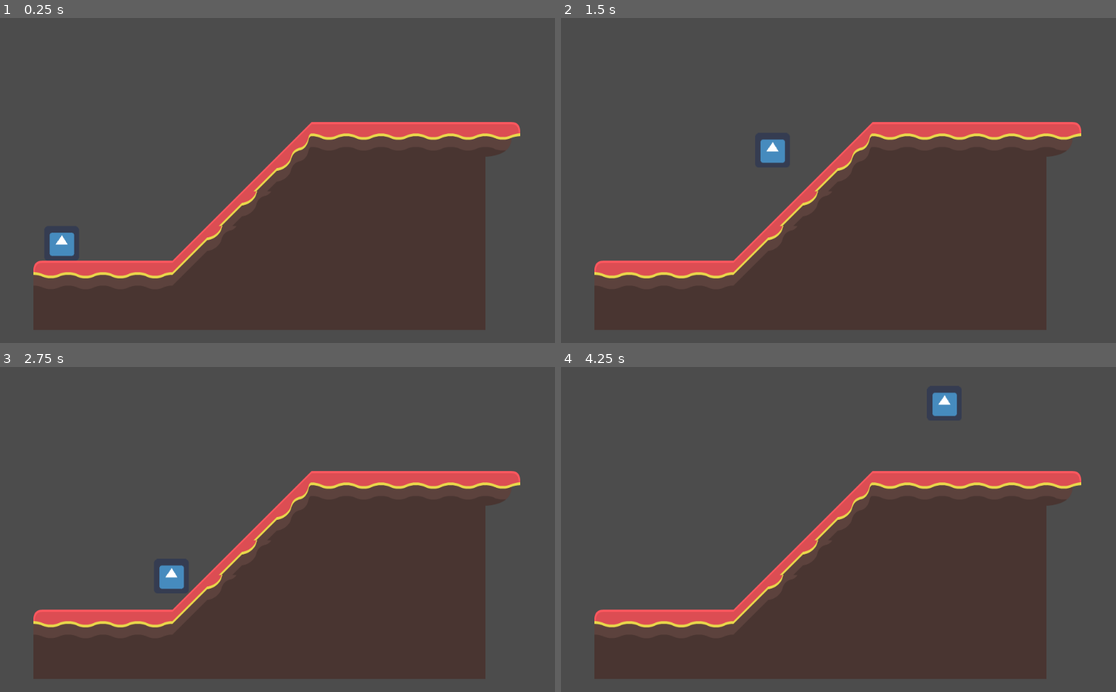
Above: before the commit, frames 1-4 (two rows, left to right).
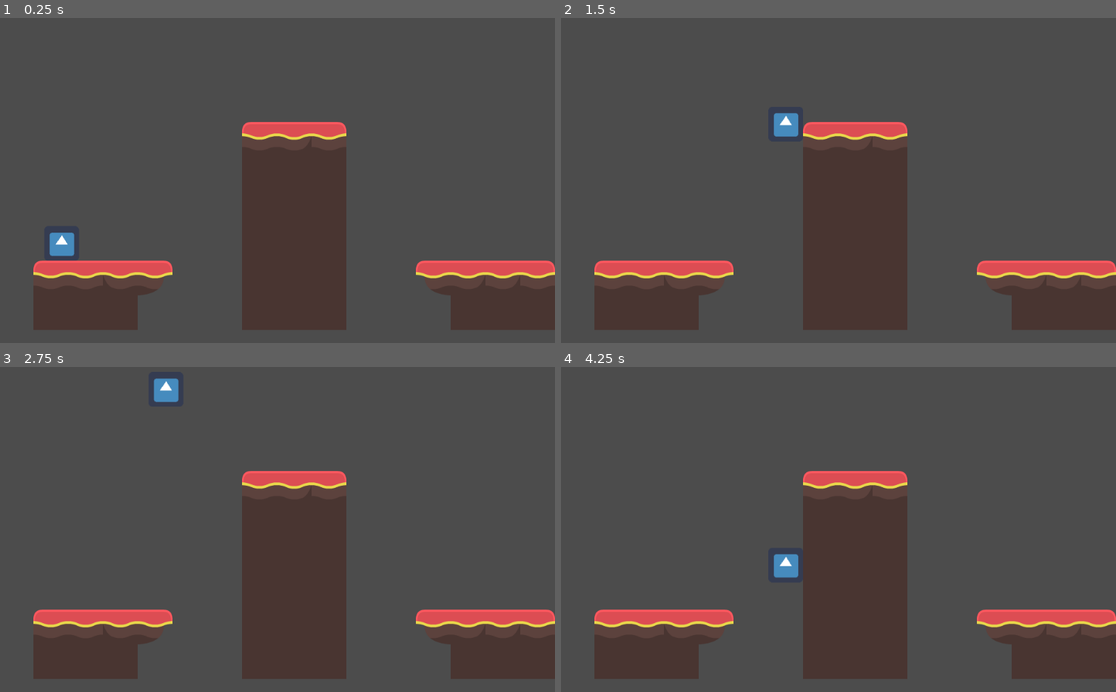
Above: after the commit, the same moments.

Repository: Lukas-VanDyke/Platformer-Prototype
Game: Godot game, scene res://Scenes/Room.tscn
The game is run twice, just before and just after one commit, with the same random seed, the same clock (stepped at 60 frames per second) and the same inputs. The engine's default icon, where the game draws it, is replaced by a stand-in: a white triangle on a blue panel in a dark square.
Inputs:
- Up to frame 1 (0.25 s): no input
- Up to frame 2 (1.5 s): tap Enter at 0.5 s; hold D (right) from 0.53 s (still down); tap Space (space) at 0.6, 1.35 s
- Up to frame 3 (2.75 s): release D (right) at 2.03 s; hold A (left) from 2.03 s (still down); tap Space (space) at 2.1 s
- Up to frame 4 (4.25 s): release A (left) at 2.78 s; hold D (right) from 2.78 s (still down); tap Space (space) at 2.85, 3.6 s

The runs differ from the first frame. In frame 1, 23% of the frame differs, in the area x 24-100%, y 31-96%; in frame 2, 23%; in frame 3, 23%, in the area x 24-100%, y 3-96%; in frame 4, 23%.

Commit message:
Added room controller script; added player visibility notifier; added better wall sliding

Diff:
--- a/src/Player/Player.tscn
+++ b/src/Player/Player.tscn
@@ -6,11 +6,16 @@
 [sub_resource type="RectangleShape2D" id=1]
 extents = Vector2( 31.6896, 31.721 )
 
-[node name="KinematicBody2D" type="KinematicBody2D"]
+[node name="Player" type="KinematicBody2D"]
+collision_mask = 126
 script = ExtResource( 1 )
 
-[node name="Sprite" type="Sprite" parent="."]
+[node name="Player Sprite" type="Sprite" parent="."]
 texture = ExtResource( 2 )
 
-[node name="CollisionShape2D" type="CollisionShape2D" parent="."]
+[node name="Collider" type="CollisionShape2D" parent="."]
 shape = SubResource( 1 )
+
+[node name="PlayerVisibility" type="VisibilityNotifier2D" parent="."]
+position = Vector2( 0.291985, -0.583982 )
+scale = Vector2( 3.13152, 3.16072 )
--- a/src/Scenes/Room.tscn
+++ b/src/Scenes/Room.tscn
@@ -1,7 +1,8 @@
-[gd_scene load_steps=31 format=2]
-
-[ext_resource path="res://tile_sheet.png" type="Texture" id=1]
-[ext_resource path="res://Player/Player.tscn" type="PackedScene" id=2]
+[gd_scene load_steps=32 format=2]
+
+[ext_resource path="res://Scripts/RoomController.gd" type="Script" id=1]
+[ext_resource path="res://tile_sheet.png" type="Texture" id=2]
+[ext_resource path="res://Player/Player.tscn" type="PackedScene" id=3]
 
 [sub_resource type="ConvexPolygonShape2D" id=1]
 points = PoolVector2Array( 0, 0, 64, 0, 64, 64, 0, 64 )
@@ -57,12 +58,6 @@
 [sub_resource type="ConvexPolygonShape2D" id=18]
 points = PoolVector2Array( 0, 0, 64, 0, 64, 64, 0, 64 )
 
-[sub_resource type="ConvexPolygonShape2D" id=19]
-points = PoolVector2Array( 0, 0, 64, 0, 64, 64, 0, 64 )
-
-[sub_resource type="ConvexPolygonShape2D" id=20]
-points = PoolVector2Array( 0, 0, 64, 0, 64, 64, 0, 64 )
-
 [sub_resource type="ConvexPolygonShape2D" id=21]
 points = PoolVector2Array( 0, 0, 64, 0, 64, 64, 0, 64 )
 
@@ -83,10 +78,16 @@
 
 [sub_resource type="ConvexPolygonShape2D" id=27]
 points = PoolVector2Array( 0, 0, 64, 0, 64, 64, 0, 64 )
+
+[sub_resource type="ConvexPolygonShape2D" id=29]
+points = PoolVector2Array( 64, 0, 0, 64, 0, 0 )
+
+[sub_resource type="ConvexPolygonShape2D" id=30]
+points = PoolVector2Array( 64, 64, 0, 0, 64, 0 )
 
 [sub_resource type="TileSet" id=28]
 0/name = "tile_sheet.png 0"
-0/texture = ExtResource( 1 )
+0/texture = ExtResource( 2 )
 0/tex_offset = Vector2( 0, 0 )
 0/modulate = Color( 1, 1, 1, 1 )
 0/region = Rect2( 0, 0, 576, 192 )
@@ -208,73 +209,74 @@
 "shape": SubResource( 18 ),
 "shape_transform": Transform2D( 1, 0, 0, 1, 0, 0 )
 }, {
+"autotile_coord": Vector2( 6, 2 ),
+"one_way": false,
+"one_way_margin": 1.0,
+"shape": SubResource( 21 ),
+"shape_transform": Transform2D( 1, 0, 0, 1, 0, 0 )
+}, {
+"autotile_coord": Vector2( 5, 2 ),
+"one_way": false,
+"one_way_margin": 1.0,
+"shape": SubResource( 22 ),
+"shape_transform": Transform2D( 1, 0, 0, 1, 0, 0 )
+}, {
+"autotile_coord": Vector2( 4, 2 ),
+"one_way": false,
+"one_way_margin": 1.0,
+"shape": SubResource( 23 ),
+"shape_transform": Transform2D( 1, 0, 0, 1, 0, 0 )
+}, {
+"autotile_coord": Vector2( 3, 2 ),
+"one_way": false,
+"one_way_margin": 1.0,
+"shape": SubResource( 24 ),
+"shape_transform": Transform2D( 1, 0, 0, 1, 0, 0 )
+}, {
+"autotile_coord": Vector2( 2, 2 ),
+"one_way": false,
+"one_way_margin": 1.0,
+"shape": SubResource( 25 ),
+"shape_transform": Transform2D( 1, 0, 0, 1, 0, 0 )
+}, {
+"autotile_coord": Vector2( 1, 2 ),
+"one_way": false,
+"one_way_margin": 1.0,
+"shape": SubResource( 26 ),
+"shape_transform": Transform2D( 1, 0, 0, 1, 0, 0 )
+}, {
+"autotile_coord": Vector2( 0, 2 ),
+"one_way": false,
+"one_way_margin": 1.0,
+"shape": SubResource( 27 ),
+"shape_transform": Transform2D( 1, 0, 0, 1, 0, 0 )
+}, {
 "autotile_coord": Vector2( 8, 2 ),
 "one_way": false,
 "one_way_margin": 1.0,
-"shape": SubResource( 19 ),
+"shape": SubResource( 29 ),
 "shape_transform": Transform2D( 1, 0, 0, 1, 0, 0 )
 }, {
 "autotile_coord": Vector2( 7, 2 ),
 "one_way": false,
 "one_way_margin": 1.0,
-"shape": SubResource( 20 ),
-"shape_transform": Transform2D( 1, 0, 0, 1, 0, 0 )
-}, {
-"autotile_coord": Vector2( 6, 2 ),
-"one_way": false,
-"one_way_margin": 1.0,
-"shape": SubResource( 21 ),
-"shape_transform": Transform2D( 1, 0, 0, 1, 0, 0 )
-}, {
-"autotile_coord": Vector2( 5, 2 ),
-"one_way": false,
-"one_way_margin": 1.0,
-"shape": SubResource( 22 ),
-"shape_transform": Transform2D( 1, 0, 0, 1, 0, 0 )
-}, {
-"autotile_coord": Vector2( 4, 2 ),
-"one_way": false,
-"one_way_margin": 1.0,
-"shape": SubResource( 23 ),
-"shape_transform": Transform2D( 1, 0, 0, 1, 0, 0 )
-}, {
-"autotile_coord": Vector2( 3, 2 ),
-"one_way": false,
-"one_way_margin": 1.0,
-"shape": SubResource( 24 ),
-"shape_transform": Transform2D( 1, 0, 0, 1, 0, 0 )
-}, {
-"autotile_coord": Vector2( 2, 2 ),
-"one_way": false,
-"one_way_margin": 1.0,
-"shape": SubResource( 25 ),
-"shape_transform": Transform2D( 1, 0, 0, 1, 0, 0 )
-}, {
-"autotile_coord": Vector2( 1, 2 ),
-"one_way": false,
-"one_way_margin": 1.0,
-"shape": SubResource( 26 ),
-"shape_transform": Transform2D( 1, 0, 0, 1, 0, 0 )
-}, {
-"autotile_coord": Vector2( 0, 2 ),
-"one_way": false,
-"one_way_margin": 1.0,
-"shape": SubResource( 27 ),
+"shape": SubResource( 30 ),
 "shape_transform": Transform2D( 1, 0, 0, 1, 0, 0 )
 } ]
 0/z_index = 0
 
 [node name="Room" type="Node2D"]
+script = ExtResource( 1 )
 
 [node name="TileMap" type="TileMap" parent="."]
 tile_set = SubResource( 28 )
-collision_layer = 32
+collision_layer = 98
 collision_mask = 29
 format = 1
-tile_data = PoolIntArray( 196616, 0, 65537, 196617, 0, 2, 196618, 0, 2, 196619, 0, 2, 196620, 0, 2, 196621, 0, 2, 196622, 0, 65544, 262151, 0, 65539, 262152, 0, 131073, 262153, 0, 0, 262154, 0, 0, 262155, 0, 0, 262156, 0, 0, 262157, 0, 0, 327686, 0, 65539, 327687, 0, 131073, 327688, 0, 0, 327689, 0, 0, 327690, 0, 0, 327691, 0, 0, 327692, 0, 0, 327693, 0, 0, 393221, 0, 65539, 393222, 0, 131073, 393223, 0, 0, 393224, 0, 0, 393225, 0, 0, 393226, 0, 0, 393227, 0, 0, 393228, 0, 0, 393229, 0, 0, 458753, 0, 1, 458754, 0, 2, 458755, 0, 2, 458756, 0, 2, 458757, 0, 131075, 458758, 0, 0, 458759, 0, 0, 458760, 0, 0, 458761, 0, 0, 458762, 0, 0, 458763, 0, 0, 458764, 0, 0, 458765, 0, 0, 524289, 0, 0, 524290, 0, 0, 524291, 0, 0, 524292, 0, 0, 524293, 0, 0, 524294, 0, 0, 524295, 0, 0, 524296, 0, 0, 524297, 0, 0, 524298, 0, 0, 524299, 0, 0, 524300, 0, 0, 524301, 0, 0 )
+tile_data = PoolIntArray( 196615, 0, 1, 196616, 0, 131078, 196617, 0, 3, 262151, 0, 0, 262152, 0, 0, 262153, 0, 0, 327687, 0, 0, 327688, 0, 0, 327689, 0, 0, 393223, 0, 0, 393224, 0, 0, 393225, 0, 0, 458753, 0, 1, 458754, 0, 2, 458755, 0, 131077, 458756, 0, 65544, 458759, 0, 0, 458760, 0, 0, 458761, 0, 0, 458764, 0, 65543, 458765, 0, 131078, 458766, 0, 131078, 458767, 0, 3, 524289, 0, 0, 524290, 0, 0, 524291, 0, 0, 524295, 0, 0, 524296, 0, 0, 524297, 0, 0, 524301, 0, 0, 524302, 0, 0, 524303, 0, 0 )
 __meta__ = {
 "_edit_lock_": true
 }
 
-[node name="KinematicBody2D" parent="." instance=ExtResource( 2 )]
+[node name="Player" parent="." instance=ExtResource( 3 )]
 position = Vector2( 115.997, 409.439 )
--- a/src/Scripts/PlayerController.gd
+++ b/src/Scripts/PlayerController.gd
@@ -1,8 +1,8 @@
 extends KinematicBody2D
 
-export (int) var movementSpeed = 300
-export (int) var maxSpeed = 200
+export (int) var movementSpeed = 500
 export (int) var climbingSpeed = 100
+export (int) var wallSlideSpeed = 200
 export (int) var gravity = 2500
 export (int) var jumpSpeed = -1000
 
@@ -15,9 +15,13 @@
 
 func get_input():
 	velocity.x = 0
+	if is_on_wall():
+		if velocity.y > wallSlideSpeed:
+			velocity.y = wallSlideSpeed
+
 	if Input.is_action_pressed("left"):
 		velocity.x -= movementSpeed
 	if Input.is_action_pressed("right"):
 		velocity.x += movementSpeed
-	if Input.is_action_just_pressed("space") and is_on_floor():
+	if Input.is_action_just_pressed("space") and (is_on_floor() or is_on_wall()):
 		velocity.y = jumpSpeed
--- /dev/null
+++ b/src/Scripts/RoomController.gd
@@ -0,0 +1,15 @@
+extends Node2D
+
+var player
+var playerVisibility
+var playerStart = Vector2()
+
+# Called when the node enters the scene tree for the first time.
+func _ready():
+	player = get_node("Player")
+	playerVisibility = player.get_node("PlayerVisibility")
+	playerStart = player.get_global_position()
+
+func _process(delta):
+	if not playerVisibility.is_on_screen():
+		player.set_global_position(playerStart)
--- a/src/project.godot
+++ b/src/project.godot
@@ -69,6 +69,7 @@
 2d_physics/layer_4="gadgets"
 2d_physics/layer_5="rope"
 2d_physics/layer_6="floor"
+2d_physics/layer_7="ceiling"
 
 [rendering]
 
